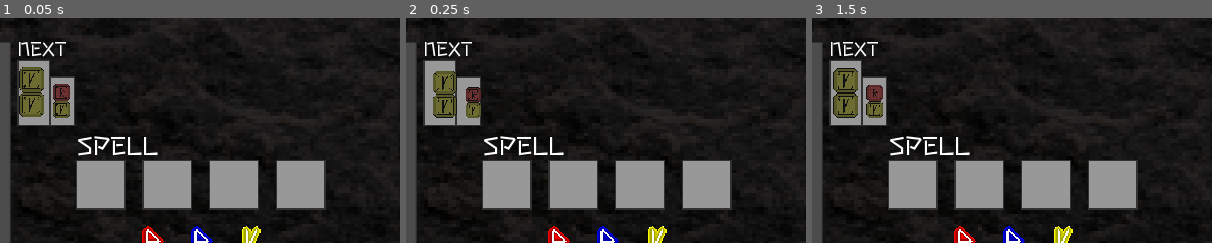
Above: before the commit, frames 1-3 (left to right).
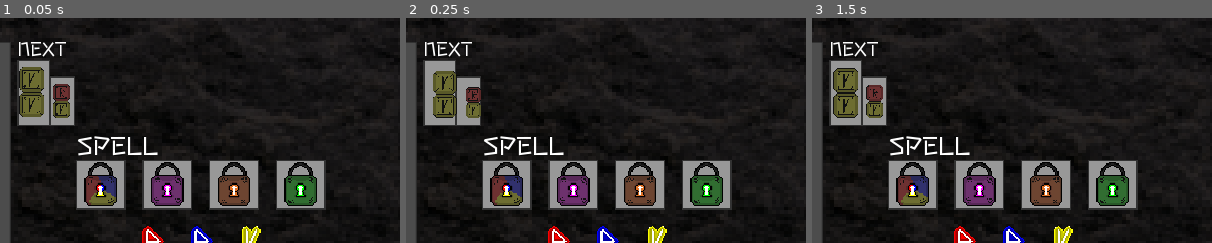
Above: after the commit, the same moments.

Repository: dreamblader/rune_ruckus
Game: Godot game, scene res://game_scene.tscn
The game is run twice, just before and just after one commit, with the same random seed, the same clock (stepped at 60 frames per second) and the same inputs.
Inputs:
- Up to frame 1 (0.05 s): no input
- Up to frame 2 (0.25 s): no input
- Up to frame 3 (1.5 s): tap Enter (ui_accept) at 0.5, 0.77, 1.25 s; hold Right (ui_right) 0.53-1.28 s; hold S (drop) 0.53-1.28 s; hold Down (ui_down) from 1.28 s (still down); tap A (rotate_l) at 1.35 s
The pictures show only the part of the screen within x 46-96%, y 0-50%; the shares and areas given below are measured in that part.

The runs differ from the first frame. In frame 1, 5.0% of the frame differs, in the area x 21-80%, y 64-84%; in frame 2, 5.0%; in frame 3, 5.0%.

Commit message:
added secondary runes and unlocks and spell locks

Diff:
--- a/game_scene.tscn
+++ b/game_scene.tscn
@@ -97,3 +97,4 @@
 [connection signal="emit_preview_runes" from="Content/MidContainer/Control/ViewPortBorder/ViewportContainer/Viewport/Board" to="." method="_on_Board_emit_preview_runes"]
 [connection signal="emit_score" from="Content/MidContainer/Control/ViewPortBorder/ViewportContainer/Viewport/Board" to="." method="_on_Board_emit_score"]
 [connection signal="submit_score" from="Content/MidContainer/Control/ViewPortBorder/ViewportContainer/Viewport/Board" to="." method="_on_Board_submit_score"]
+[connection signal="bar_complete" from="Content/RightContainer/DataContent" to="." method="_on_DataContent_bar_complete"]
--- a/game_script.gd
+++ b/game_script.gd
@@ -10,9 +10,12 @@
 var multiplier: int = 1
 var explode_point: int = 50
 var gravity_point: int = 1 #per 40 pixels traveled
+var color_mix_pool:int = -1
 
 var current_rune_score = 0
 var current_rune_chain = 1
+
+
 
 var score:int = 0
 var high_score:int = 10000
@@ -81,3 +84,68 @@
 	current_rune_score = 0
 	current_rune_chain = 0
 	update_score()
+
+
+func _on_DataContent_bar_complete(color_index) -> void:
+	if !board.locked_colors.empty():
+		if color_mix_pool < 0 && color_index < Rune.COLOR.GREEN:
+			color_mix_pool = color_index
+		elif color_mix_pool != color_index:
+			var mix_success:bool = mix_color(color_index)
+			if mix_success:
+				color_mix_pool = -1
+			elif is_final_mix_and_next_color_is_from_it(color_index) || board.locked_colors.size() > 1:
+				color_mix_pool = color_index
+
+
+func mix_color(color_to_mix:int) -> bool:
+	match color_to_mix:
+		Rune.COLOR.RED:
+			if is_a_orange_mix(color_mix_pool):
+				return unlock_color(Rune.COLOR.ORANGE)
+			elif is_a_purple_mix(color_mix_pool):
+				return unlock_color(Rune.COLOR.PURPLE)
+		Rune.COLOR.YELLOW:
+			if is_a_orange_mix(color_mix_pool):
+				return unlock_color(Rune.COLOR.ORANGE)
+			elif is_a_green_mix(color_mix_pool):
+				return unlock_color(Rune.COLOR.GREEN)
+		Rune.COLOR.BLUE:
+			if is_a_green_mix(color_mix_pool):
+				return unlock_color(Rune.COLOR.GREEN)
+			elif is_a_purple_mix(color_mix_pool):
+				return unlock_color(Rune.COLOR.PURPLE)
+	return false
+
+
+func unlock_color(color_index: int) -> bool:
+	data.unlock_color_bar(color_index)
+	return board.unlock_color(color_index)
+
+
+func is_final_mix_and_next_color_is_from_it(next_color:int) -> bool:
+	return board.locked_colors.size() == 1 && is_color_from_the_mix(next_color, board.locked_colors[0])
+
+
+func is_color_from_the_mix(color_check:int, mix_check:int) -> bool:
+	match mix_check:
+		Rune.COLOR.GREEN:
+			return is_a_green_mix(color_check)
+		Rune.COLOR.PURPLE:
+			return is_a_purple_mix(color_check)
+		Rune.COLOR.ORANGE:
+			return is_a_orange_mix(color_check)
+		_:
+			return false
+
+
+func is_a_purple_mix(color_check:int) -> bool:
+	return color_check == Rune.COLOR.RED || color_check == Rune.COLOR.BLUE
+
+
+func is_a_green_mix(color_check:int) -> bool:
+	return color_check == Rune.COLOR.YELLOW || color_check == Rune.COLOR.BLUE
+
+
+func is_a_orange_mix(color_check:int) -> bool:
+	return color_check == Rune.COLOR.RED || color_check == Rune.COLOR.YELLOW
--- a/main/board_script.gd
+++ b/main/board_script.gd
@@ -15,6 +15,7 @@
 var continue_chain = false
 
 var unlocked_colors: Array = [Rune.COLOR.RED, Rune.COLOR.YELLOW, Rune.COLOR.BLUE]
+var locked_colors: Array = [Rune.COLOR.GREEN, Rune.COLOR.PURPLE, Rune.COLOR.ORANGE]
 var next_runes: Array = []
 var color_chain: Array = []
 var rng = RandomNumberGenerator.new()
@@ -129,5 +130,15 @@
 		return 0
 
 
+func unlock_color(color_index:int) -> bool:
+	var locked_index = locked_colors.find(color_index)
+	if locked_index >= 0:
+		locked_colors.remove(color_index)
+		unlocked_colors.append(color_index)
+		return true
+	else:
+		return false
+
+
 func _on_Rune_explode(explode_position, explode_color) -> void:
 	emit_signal("emit_orb", explode_position, explode_color)
--- /dev/null
+++ b/runes/green/green_active.tres
@@ -0,0 +1,27 @@
+[gd_resource type="SpriteFrames" load_steps=6 format=2]
+
+[ext_resource path="res://runes/green/rune_g_sprite_sheet.png" type="Texture" id=1]
+
+[sub_resource type="AtlasTexture" id=1]
+atlas = ExtResource( 1 )
+region = Rect2( 0, 0, 46, 46 )
+
+[sub_resource type="AtlasTexture" id=2]
+atlas = ExtResource( 1 )
+region = Rect2( 46, 0, 46, 46 )
+
+[sub_resource type="AtlasTexture" id=3]
+atlas = ExtResource( 1 )
+region = Rect2( 92, 0, 46, 46 )
+
+[sub_resource type="AtlasTexture" id=4]
+atlas = ExtResource( 1 )
+region = Rect2( 138, 0, 46, 46 )
+
+[resource]
+animations = [ {
+"frames": [ SubResource( 1 ), SubResource( 2 ), SubResource( 3 ), SubResource( 4 ) ],
+"loop": true,
+"name": "default",
+"speed": 3.5
+} ]
--- /dev/null
+++ b/runes/green/green_rune.tres
@@ -0,0 +1,28 @@
+[gd_resource type="SpriteFrames" load_steps=7 format=2]
+
+[ext_resource path="res://runes/green/rune_g_sprite_sheet.png" type="Texture" id=1]
+[ext_resource path="res://runes/green/rune_g_chain_sprite_sheet.png" type="Texture" id=2]
+
+[sub_resource type="AtlasTexture" id=1]
+atlas = ExtResource( 1 )
+region = Rect2( 0, 0, 46, 46 )
+
+[sub_resource type="AtlasTexture" id=2]
+atlas = ExtResource( 2 )
+region = Rect2( 0, 0, 40, 40 )
+
+[sub_resource type="AtlasTexture" id=3]
+atlas = ExtResource( 2 )
+region = Rect2( 40, 0, 40, 40 )
+
+[sub_resource type="AtlasTexture" id=4]
+atlas = ExtResource( 2 )
+region = Rect2( 80, 0, 40, 40 )
+
+[resource]
+animations = [ {
+"frames": [ SubResource( 1 ), SubResource( 2 ), SubResource( 3 ), SubResource( 4 ) ],
+"loop": true,
+"name": "default",
+"speed": 5.0
+} ]
--- /dev/null
+++ b/runes/orange/orange_active.tres
@@ -0,0 +1,27 @@
+[gd_resource type="SpriteFrames" load_steps=6 format=2]
+
+[ext_resource path="res://runes/orange/rune_o_sprite_sheet.png" type="Texture" id=1]
+
+[sub_resource type="AtlasTexture" id=1]
+atlas = ExtResource( 1 )
+region = Rect2( 0, 0, 46, 46 )
+
+[sub_resource type="AtlasTexture" id=2]
+atlas = ExtResource( 1 )
+region = Rect2( 46, 0, 46, 46 )
+
+[sub_resource type="AtlasTexture" id=3]
+atlas = ExtResource( 1 )
+region = Rect2( 92, 0, 46, 46 )
+
+[sub_resource type="AtlasTexture" id=4]
+atlas = ExtResource( 1 )
+region = Rect2( 138, 0, 46, 46 )
+
+[resource]
+animations = [ {
+"frames": [ SubResource( 1 ), SubResource( 2 ), SubResource( 3 ), SubResource( 4 ) ],
+"loop": true,
+"name": "default",
+"speed": 3.5
+} ]
--- /dev/null
+++ b/runes/orange/orange_rune.tres
@@ -0,0 +1,28 @@
+[gd_resource type="SpriteFrames" load_steps=7 format=2]
+
+[ext_resource path="res://runes/orange/rune_o_sprite_sheet.png" type="Texture" id=1]
+[ext_resource path="res://runes/orange/rune_o_chain_sprite_sheet.png" type="Texture" id=2]
+
+[sub_resource type="AtlasTexture" id=1]
+atlas = ExtResource( 1 )
+region = Rect2( 0, 0, 46, 46 )
+
+[sub_resource type="AtlasTexture" id=2]
+atlas = ExtResource( 2 )
+region = Rect2( 0, 0, 40, 40 )
+
+[sub_resource type="AtlasTexture" id=3]
+atlas = ExtResource( 2 )
+region = Rect2( 40, 0, 40, 40 )
+
+[sub_resource type="AtlasTexture" id=4]
+atlas = ExtResource( 2 )
+region = Rect2( 80, 0, 40, 40 )
+
+[resource]
+animations = [ {
+"frames": [ SubResource( 1 ), SubResource( 2 ), SubResource( 3 ), SubResource( 4 ) ],
+"loop": true,
+"name": "default",
+"speed": 5.0
+} ]
--- a/runes/player_rune.tscn
+++ b/runes/player_rune.tscn
@@ -1,10 +1,13 @@
-[gd_scene load_steps=7 format=2]
+[gd_scene load_steps=10 format=2]
 
 [ext_resource path="res://runes/player_rune_script.gd" type="Script" id=1]
 [ext_resource path="res://runes/red/red_active.tres" type="SpriteFrames" id=2]
 [ext_resource path="res://runes/outline_shader.gdshader" type="Shader" id=3]
 [ext_resource path="res://runes/blue/blue_active.tres" type="SpriteFrames" id=4]
 [ext_resource path="res://runes/yellow/yellow_active.tres" type="SpriteFrames" id=5]
+[ext_resource path="res://runes/green/green_active.tres" type="SpriteFrames" id=6]
+[ext_resource path="res://runes/orange/orange_active.tres" type="SpriteFrames" id=7]
+[ext_resource path="res://runes/purple/purple_active.tres" type="SpriteFrames" id=8]
 
 [sub_resource type="ShaderMaterial" id=1]
 resource_local_to_scene = true
@@ -23,6 +26,9 @@
 red_animation = ExtResource( 2 )
 blue_animation = ExtResource( 4 )
 yellow_animation = ExtResource( 5 )
+green_animation = ExtResource( 6 )
+purple_animation = ExtResource( 8 )
+orange_animation = ExtResource( 7 )
 
 [node name="AnimatedSprite" type="AnimatedSprite" parent="."]
 material = SubResource( 1 )
--- a/runes/player_rune_script.gd
+++ b/runes/player_rune_script.gd
@@ -6,6 +6,9 @@
 export (SpriteFrames) var red_animation
 export (SpriteFrames) var blue_animation
 export (SpriteFrames) var yellow_animation
+export (SpriteFrames) var green_animation
+export (SpriteFrames) var purple_animation
+export (SpriteFrames) var orange_animation
 export (bool) var pivot = false
 
 onready var sprite = $AnimatedSprite
@@ -28,8 +31,14 @@
 			sprite.frames = yellow_animation
 		COLOR.BLUE:
 			sprite.frames = blue_animation
+		COLOR.GREEN:
+			sprite.frames = green_animation
+		COLOR.PURPLE:
+			sprite.frames = purple_animation
+		COLOR.ORANGE:
+			sprite.frames = orange_animation
 		_: #NONE
-			pass
+			push_error("INCORRECT SET COLOR EXCEPTION @ PlayerRune")
 	color = new_color
 
 
--- a/runes/preview_runes_scene.tscn
+++ b/runes/preview_runes_scene.tscn
@@ -1,15 +1,21 @@
-[gd_scene load_steps=5 format=2]
+[gd_scene load_steps=8 format=2]
 
 [ext_resource path="res://runes/red/rune_r_sprite_sheet.png" type="Texture" id=1]
 [ext_resource path="res://runes/yellow/rune_y_sprite_sheet.png" type="Texture" id=2]
 [ext_resource path="res://runes/blue/rune_b_sprite_sheet.png" type="Texture" id=3]
 [ext_resource path="res://runes/preview_runes_script.gd" type="Script" id=4]
+[ext_resource path="res://runes/green/rune_g_sprite_sheet.png" type="Texture" id=5]
+[ext_resource path="res://runes/orange/rune_o_sprite_sheet.png" type="Texture" id=6]
+[ext_resource path="res://runes/purple/rune_p_sprite_sheet.png" type="Texture" id=7]
 
 [node name="PreviewRunes" type="Node2D"]
 script = ExtResource( 4 )
 red_rune = ExtResource( 1 )
 blue_rune = ExtResource( 3 )
 yellow_rune = ExtResource( 2 )
+green_rune = ExtResource( 5 )
+purple_rune = ExtResource( 7 )
+orange_rune = ExtResource( 6 )
 
 [node name="SidePreview" type="Sprite" parent="."]
 hframes = 4
--- a/runes/preview_runes_script.gd
+++ b/runes/preview_runes_script.gd
@@ -3,6 +3,9 @@
 export (Texture) var red_rune
 export (Texture) var blue_rune
 export (Texture) var yellow_rune
+export (Texture) var green_rune
+export (Texture) var purple_rune
+export (Texture) var orange_rune
 
 onready var side_preview = $SidePreview
 onready var pivot_preview = $PivotPreview
@@ -24,5 +27,11 @@
 			return yellow_rune
 		Rune.COLOR.BLUE:
 			return blue_rune
+		Rune.COLOR.GREEN:
+			return green_rune
+		Rune.COLOR.PURPLE:
+			return purple_rune
+		Rune.COLOR.ORANGE:
+			return orange_rune
 		_:
 			return red_rune
--- /dev/null
+++ b/runes/purple/purple_active.tres
@@ -0,0 +1,27 @@
+[gd_resource type="SpriteFrames" load_steps=6 format=2]
+
+[ext_resource path="res://runes/purple/rune_p_sprite_sheet.png" type="Texture" id=1]
+
+[sub_resource type="AtlasTexture" id=1]
+atlas = ExtResource( 1 )
+region = Rect2( 0, 0, 46, 46 )
+
+[sub_resource type="AtlasTexture" id=2]
+atlas = ExtResource( 1 )
+region = Rect2( 46, 0, 46, 46 )
+
+[sub_resource type="AtlasTexture" id=3]
+atlas = ExtResource( 1 )
+region = Rect2( 92, 0, 46, 46 )
+
+[sub_resource type="AtlasTexture" id=4]
+atlas = ExtResource( 1 )
+region = Rect2( 138, 0, 46, 46 )
+
+[resource]
+animations = [ {
+"frames": [ SubResource( 1 ), SubResource( 2 ), SubResource( 3 ), SubResource( 4 ) ],
+"loop": true,
+"name": "default",
+"speed": 3.5
+} ]
--- /dev/null
+++ b/runes/purple/purple_rune.tres
@@ -0,0 +1,28 @@
+[gd_resource type="SpriteFrames" load_steps=7 format=2]
+
+[ext_resource path="res://runes/purple/rune_p_chain_sprite_sheet.png" type="Texture" id=1]
+[ext_resource path="res://runes/purple/rune_p_sprite_sheet.png" type="Texture" id=2]
+
+[sub_resource type="AtlasTexture" id=1]
+atlas = ExtResource( 2 )
+region = Rect2( 0, 0, 46, 46 )
+
+[sub_resource type="AtlasTexture" id=2]
+atlas = ExtResource( 1 )
+region = Rect2( 0, 0, 40, 40 )
+
+[sub_resource type="AtlasTexture" id=3]
+atlas = ExtResource( 1 )
+region = Rect2( 40, 0, 40, 40 )
+
+[sub_resource type="AtlasTexture" id=4]
+atlas = ExtResource( 1 )
+region = Rect2( 80, 0, 40, 40 )
+
+[resource]
+animations = [ {
+"frames": [ SubResource( 1 ), SubResource( 2 ), SubResource( 3 ), SubResource( 4 ) ],
+"loop": true,
+"name": "default",
+"speed": 5.0
+} ]
--- a/runes/red/red_rune.tres
+++ b/runes/red/red_rune.tres
@@ -24,5 +24,5 @@
 "frames": [ SubResource( 12 ), SubResource( 14 ), SubResource( 15 ), SubResource( 16 ) ],
 "loop": true,
 "name": "default",
-"speed": 7.0
+"speed": 5.0
 } ]
--- a/runes/rune_scene.tscn
+++ b/runes/rune_scene.tscn
@@ -1,9 +1,12 @@
-[gd_scene load_steps=6 format=2]
+[gd_scene load_steps=9 format=2]
 
 [ext_resource path="res://runes/yellow/yellow_rune.tres" type="SpriteFrames" id=1]
 [ext_resource path="res://runes/rune_script.gd" type="Script" id=2]
 [ext_resource path="res://runes/red/red_rune.tres" type="SpriteFrames" id=3]
 [ext_resource path="res://runes/blue/blue_rune.tres" type="SpriteFrames" id=4]
+[ext_resource path="res://runes/green/green_rune.tres" type="SpriteFrames" id=5]
+[ext_resource path="res://runes/purple/purple_rune.tres" type="SpriteFrames" id=6]
+[ext_resource path="res://runes/orange/orange_rune.tres" type="SpriteFrames" id=7]
 
 [sub_resource type="RectangleShape2D" id=18]
 extents = Vector2( 20, 40 )
@@ -13,6 +16,9 @@
 red_rune = ExtResource( 3 )
 yellow_rune = ExtResource( 1 )
 blue_rune = ExtResource( 4 )
+green_rune = ExtResource( 5 )
+purple_rune = ExtResource( 6 )
+orange_rune = ExtResource( 7 )
 
 [node name="AnimatedSprite" type="AnimatedSprite" parent="."]
 position = Vector2( 40, 40 )
--- a/runes/rune_script.gd
+++ b/runes/rune_script.gd
@@ -9,6 +9,9 @@
 export (SpriteFrames) var red_rune
 export (SpriteFrames) var yellow_rune
 export (SpriteFrames) var blue_rune
+export (SpriteFrames) var green_rune
+export (SpriteFrames) var purple_rune
+export (SpriteFrames) var orange_rune
 
 export (COLOR) var color = COLOR.RED setget set_color
 
@@ -62,8 +65,14 @@
 			sprite.frames = yellow_rune
 		COLOR.BLUE:
 			sprite.frames = blue_rune
+		COLOR.GREEN:
+			sprite.frames = green_rune
+		COLOR.PURPLE:
+			sprite.frames = purple_rune
+		COLOR.ORANGE:
+			sprite.frames = orange_rune
 		_:
-			push_error("INCORRECT SET COLOR EXCEPTION") #TODO
+			push_error("INCORRECT SET COLOR EXCEPTION @ Rune")
 
 
 func collision_check(collider:Object) -> void:
--- a/ui/data_content_scene.tscn
+++ b/ui/data_content_scene.tscn
@@ -105,7 +105,7 @@
 margin_right = 720.0
 margin_bottom = 600.0
 rect_scale = Vector2( 1, 1 )
-my_color = 3
+my_color = 4
 
 [node name="Label" type="Label" parent="."]
 margin_left = 160.0
@@ -130,16 +130,19 @@
 margin_left = 160.0
 margin_right = 280.0
 margin_bottom = 120.0
+my_lock = 1
 
 [node name="SpellBlock3" parent="SpeelContainer" instance=ExtResource( 3 )]
 margin_left = 320.0
 margin_right = 440.0
 margin_bottom = 120.0
+my_lock = 3
 
 [node name="SpellBlock4" parent="SpeelContainer" instance=ExtResource( 3 )]
 margin_left = 480.0
 margin_right = 600.0
 margin_bottom = 120.0
+my_lock = 2
 
 [node name="ScoreContainer" type="VBoxContainer" parent="."]
 margin_left = 20.0
@@ -167,3 +170,10 @@
 [node name="HighScore" parent="ScoreContainer" instance=ExtResource( 4 )]
 margin_top = 232.0
 margin_bottom = 312.0
+
+[connection signal="bar_complete" from="BarContainer/RedProgress" to="." method="_on_RedProgress_bar_complete"]
+[connection signal="bar_complete" from="BarContainer/BlueProgress" to="." method="_on_BlueProgress_bar_complete"]
+[connection signal="bar_complete" from="BarContainer/YellowProgress" to="." method="_on_YellowProgress_bar_complete"]
+[connection signal="bar_complete" from="BarContainer/OrangeProgress" to="." method="_on_OrangeProgress_bar_complete"]
+[connection signal="bar_complete" from="BarContainer/GreenProgress" to="." method="_on_GreenProgress_bar_complete"]
+[connection signal="bar_complete" from="BarContainer/PurpleProgress" to="." method="_on_PurpleProgress_bar_complete"]
--- a/ui/data_script.gd
+++ b/ui/data_script.gd
@@ -5,10 +5,14 @@
 onready var red_progress = $BarContainer/RedProgress
 onready var blue_progress = $BarContainer/BlueProgress
 onready var yellow_progress = $BarContainer/YellowProgress
+onready var green_progress = $BarContainer/GreenProgress
+onready var purple_progress = $BarContainer/PurpleProgress
+onready var orange_progress = $BarContainer/OrangeProgress
 
 onready var score = $ScoreContainer/Score
 onready var highscore = $ScoreContainer/HighScore
 
+signal bar_complete(color)
 
 func color_up(value:int, color_index:int) -> void:
 	match color_index:
@@ -18,6 +22,12 @@
 			yellow_progress.add_points(value)
 		Rune.COLOR.BLUE:
 			blue_progress.add_points(value)
+		Rune.COLOR.GREEN:
+			green_progress.add_points(value)
+		Rune.COLOR.PURPLE:
+			purple_progress.add_points(value)
+		Rune.COLOR.ORANGE:
+			orange_progress.add_points(value)
 		_:
 			push_error("Invalid color_index in color_up() call")
 
@@ -30,9 +40,25 @@
 			return yellow_progress.rect_global_position
 		Rune.COLOR.BLUE:
 			return blue_progress.rect_global_position
+		Rune.COLOR.GREEN:
+			return green_progress.rect_global_position
+		Rune.COLOR.PURPLE:
+			return purple_progress.rect_global_position
+		Rune.COLOR.ORANGE:
+			return orange_progress.rect_global_position
 		_:
 			push_error("Invalid color_index in get_bar_position() call")
 			return Vector2()
+
+
+func unlock_color_bar(color_index:int) -> void:
+	match color_index:
+		Rune.COLOR.GREEN:
+			green_progress.visible = true
+		Rune.COLOR.PURPLE:
+			purple_progress.visible = true
+		Rune.COLOR.ORANGE:
+			orange_progress.visible = true
 
 
 func set_preview(next_preview_runes_color:Array) -> void:
@@ -45,3 +71,31 @@
 
 func set_highscore(value:String) -> void:
 	highscore.set_text(value)
+
+
+func _on_RedProgress_bar_complete() -> void:
+	_on_color_bar_complete(Rune.COLOR.RED)
+
+
+func _on_BlueProgress_bar_complete() -> void:
+	_on_color_bar_complete(Rune.COLOR.BLUE)
+
+
+func _on_YellowProgress_bar_complete() -> void:
+	_on_color_bar_complete(Rune.COLOR.YELLOW)
+
+
+func _on_OrangeProgress_bar_complete() -> void:
+	_on_color_bar_complete(Rune.COLOR.ORANGE)
+
+
+func _on_GreenProgress_bar_complete() -> void:
+	_on_color_bar_complete(Rune.COLOR.GREEN)
+
+
+func _on_PurpleProgress_bar_complete() -> void:
+	_on_color_bar_complete(Rune.COLOR.PURPLE)
+
+
+func _on_color_bar_complete(color_index) -> void:
+	emit_signal("bar_complete", color_index)
--- a/ui/progress_bar/progress_bar_scene.tscn
+++ b/ui/progress_bar/progress_bar_scene.tscn
@@ -7,6 +7,9 @@
 [ext_resource path="res://ui/symbols/r_symbol.png" type="Texture" id=5]
 [ext_resource path="res://ui/symbols/b_symbol.png" type="Texture" id=6]
 [ext_resource path="res://ui/symbols/y_symbol.png" type="Texture" id=7]
+[ext_resource path="res://ui/symbols/g_symbol.png" type="Texture" id=8]
+[ext_resource path="res://ui/symbols/o_symbol.png" type="Texture" id=9]
+[ext_resource path="res://ui/symbols/p_symbol.png" type="Texture" id=10]
 
 [node name="ColorProgress" type="Control"]
 anchor_top = 0.5
@@ -20,6 +23,9 @@
 red_symbol = ExtResource( 5 )
 blue_symbol = ExtResource( 6 )
 yellow_symbol = ExtResource( 7 )
+green_symbol = ExtResource( 8 )
+purple_symbol = ExtResource( 10 )
+orange_symbol = ExtResource( 9 )
 
 [node name="Label" type="TextureRect" parent="."]
 margin_right = 120.0
@@ -34,7 +40,7 @@
 margin_bottom = 320.0
 rect_min_size = Vector2( 20, 200 )
 rect_scale = Vector2( 2, 2 )
-max_value = 50.0
+max_value = 20.0
 step = 0.1
 texture_under = ExtResource( 1 )
 texture_over = ExtResource( 2 )
--- a/ui/progress_bar/progress_bar_script.gd
+++ b/ui/progress_bar/progress_bar_script.gd
@@ -3,6 +3,9 @@
 export (StreamTexture) var red_symbol
 export (StreamTexture) var blue_symbol
 export (StreamTexture) var yellow_symbol
+export (StreamTexture) var green_symbol
+export (StreamTexture) var purple_symbol
+export (StreamTexture) var orange_symbol
 export (Rune.COLOR) var my_color
 export (float) var fill_time = 0.35
 export (float) var glow_time = 0.15
@@ -12,7 +15,7 @@
 
 var points:float
 
-signal bar_complete(color)
+signal bar_complete()
 
 func _ready() -> void:
 	colorize()
@@ -22,11 +25,17 @@
 func colorize() -> void:
 	match my_color:
 		Rune.COLOR.RED:
-			apply_color(red_symbol, Color(1.0, 0.19 , 0.0))
+			apply_color(red_symbol, Color(1.0, 0.0 , 0.0))
 		Rune.COLOR.BLUE:
-			apply_color(blue_symbol, Color(0.0, 0.19 , 1.0))
+			apply_color(blue_symbol, Color(0.0, 0.0 , 1.0))
 		Rune.COLOR.YELLOW:
 			apply_color(yellow_symbol, Color(1.0, 1.0 , 0.0))
+		Rune.COLOR.GREEN:
+			apply_color(green_symbol, Color(0.0, 1.0 , 0.0))
+		Rune.COLOR.PURPLE:
+			apply_color(purple_symbol, Color(1.0, 0.0 , 1.0))
+		Rune.COLOR.ORANGE:
+			apply_color(orange_symbol, Color(1.0, 0.33 , 0.0))
 
 
 func apply_color(new_symbol:StreamTexture, tint:Color) -> void:
@@ -50,7 +59,7 @@
 	if points >= bar.max_value:
 		points -= bar.max_value
 		create_tween().tween_property(symbol, "modulate", get_glow_color(), glow_time).set_trans(Tween.TRANS_LINEAR).connect("finished", self, "reset_glow")
-		emit_signal("bar_complete", my_color)
+		emit_signal("bar_complete")
 		fill_bar()
 
 
@@ -66,5 +75,11 @@
 				return Color(1.0, 1.0 , 3.0)
 			Rune.COLOR.YELLOW:
 				return Color(3.0, 3.0 , 1.0)
+			Rune.COLOR.GREEN:
+				return Color(1.0, 3.0, 1.0)
+			Rune.COLOR.PURPLE:
+				return Color(3.0, 1.0 , 3.0)
+			Rune.COLOR.ORANGE:
+				return Color(3.0, 2.33 , 1.0)
 			_:
 				return Color(1.0, 1.0, 1.0)
--- a/ui/spell_block/spell_block_scene.tscn
+++ b/ui/spell_block/spell_block_scene.tscn
@@ -1,10 +1,14 @@
-[gd_scene load_steps=6 format=2]
+[gd_scene load_steps=10 format=2]
 
 [ext_resource path="res://ui/spell_block/spell_block_script.gd" type="Script" id=1]
 [ext_resource path="res://ui/margin_block_box.tres" type="StyleBox" id=2]
 [ext_resource path="res://ui/symbols/b_symbol.png" type="Texture" id=3]
 [ext_resource path="res://ui/symbols/r_symbol.png" type="Texture" id=4]
 [ext_resource path="res://ui/symbols/y_symbol.png" type="Texture" id=5]
+[ext_resource path="res://ui/symbols/g_symbol.png" type="Texture" id=6]
+[ext_resource path="res://ui/symbols/o_symbol.png" type="Texture" id=7]
+[ext_resource path="res://ui/symbols/p_symbol.png" type="Texture" id=8]
+[ext_resource path="res://ui/spell_block/spell_locks.tres" type="SpriteFrames" id=9]
 
 [node name="SpellBlock" type="MarginContainer"]
 margin_right = 40.0
@@ -13,6 +17,10 @@
 red_symbol = ExtResource( 4 )
 blue_symbol = ExtResource( 3 )
 yellow_symbol = ExtResource( 5 )
+green_symbol = ExtResource( 6 )
+purple_symbol = ExtResource( 8 )
+orange_symbol = ExtResource( 7 )
+lock = ExtResource( 9 )
 
 [node name="Panel" type="Panel" parent="."]
 margin_right = 120.0
--- a/ui/spell_block/spell_block_script.gd
+++ b/ui/spell_block/spell_block_script.gd
@@ -1,16 +1,23 @@
 extends MarginContainer
+
+enum LockType {PRIMARY, PURPLE, GREEN, ORANGE}
 
 export (StreamTexture) var red_symbol
 export (StreamTexture) var blue_symbol
 export (StreamTexture) var yellow_symbol
+export (StreamTexture) var green_symbol
+export (StreamTexture) var purple_symbol
+export (StreamTexture) var orange_symbol
+export (SpriteFrames) var lock
 
 export (Rune.COLOR) var my_symbol = -1 setget change_symbol
+export (LockType) var my_lock
 
 onready var symbol:TextureRect = $Label
 
 
 func _ready() -> void:
-	change_symbol(my_symbol)
+	get_lock()
 
 
 func unlock_block() -> void:
@@ -30,3 +37,30 @@
 				symbol.texture = yellow_symbol
 			_:
 				symbol.texture = null
+
+
+func get_lock() -> void:
+	match my_lock:
+		LockType.ORANGE:
+			symbol.texture = lock.get_frame("default", 0)
+		LockType.PURPLE:
+			symbol.texture = lock.get_frame("default", 1)
+		LockType.GREEN:
+			symbol.texture = lock.get_frame("default", 2)
+		LockType.PRIMARY:
+			symbol.texture = lock.get_frame("default", 3)
+
+
+func yeet_symbol() -> void:
+	#TODO: FUTURE - add tween to explode the symbol/lock out of this panel (when spell is wrong/ unlock panel)
+	pass
+
+
+func consume_symbol() -> void:
+	#TODO: FUTURE - add tween to fade symbol (when spell is OK)
+	pass
+
+
+func shake_lock() -> void:
+	#TODO: check if locked and then shake it
+	pass
--- /dev/null
+++ b/ui/spell_block/spell_locks.tres
@@ -0,0 +1,27 @@
+[gd_resource type="SpriteFrames" load_steps=6 format=2]
+
+[ext_resource path="res://ui/spell_block/lock_sprite_sheet.png" type="Texture" id=1]
+
+[sub_resource type="AtlasTexture" id=1]
+atlas = ExtResource( 1 )
+region = Rect2( 0, 0, 40, 40 )
+
+[sub_resource type="AtlasTexture" id=2]
+atlas = ExtResource( 1 )
+region = Rect2( 40, 0, 40, 40 )
+
+[sub_resource type="AtlasTexture" id=3]
+atlas = ExtResource( 1 )
+region = Rect2( 80, 0, 40, 40 )
+
+[sub_resource type="AtlasTexture" id=4]
+atlas = ExtResource( 1 )
+region = Rect2( 120, 0, 40, 40 )
+
+[resource]
+animations = [ {
+"frames": [ SubResource( 1 ), SubResource( 2 ), SubResource( 3 ), SubResource( 4 ) ],
+"loop": true,
+"name": "default",
+"speed": 5.0
+} ]
Not shown, added: export_presets.cfg
Binary file changed: lock.ase
Binary file removed: lock.png
Binary file changed: rune_g.ase
Binary file added: rune_g_chain.ase
Binary file changed: rune_o.ase
Binary file added: rune_o_chain.ase
Binary file changed: rune_p.ase
Binary file added: rune_p_chain.ase
Binary file added: runes/green/rune_g_chain_sprite_sheet.png
Not shown, added: runes/green/rune_g_chain_sprite_sheet.png.import
Binary file added: runes/green/rune_g_sprite_sheet.png
(and 18 more such lines)
